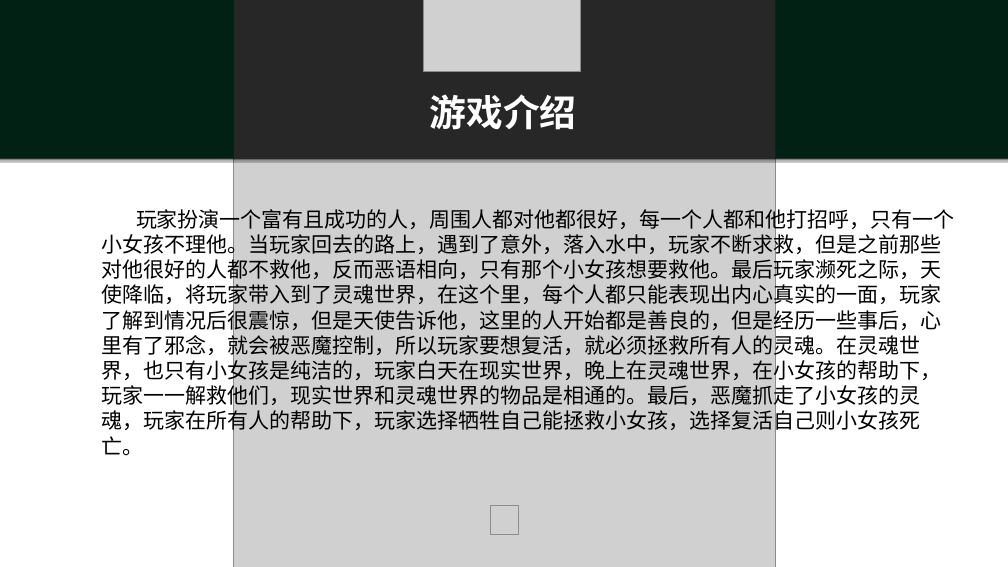
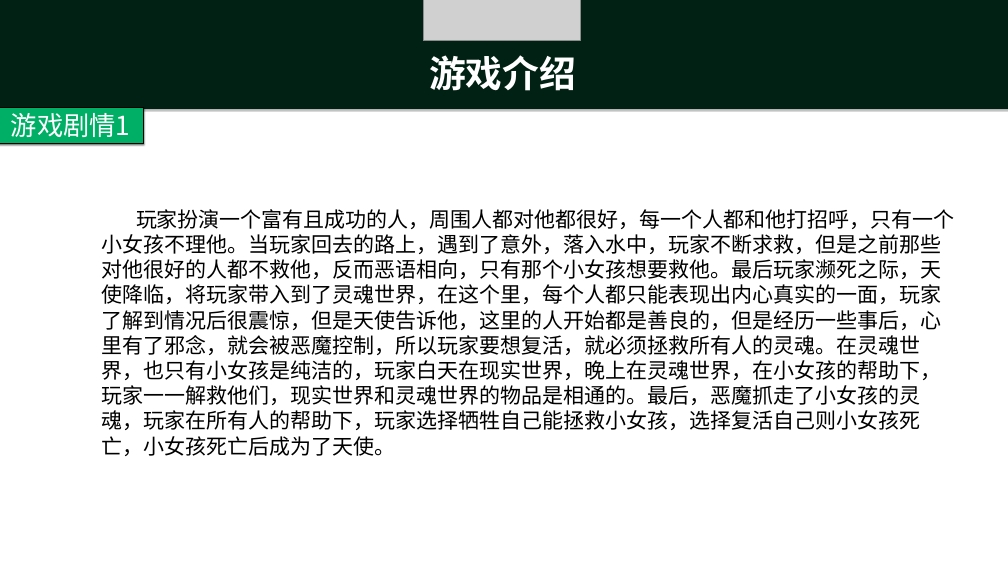
Before and after one commit to ThreePeopleGame/Death, a slide deck: slide 3 of Share/游戏名未定.pptx (slide 2 before the commit). Drawn at 1008x567 pixels with LibreOffice and Linux fonts; fonts in the diff are those of the drawing; grey boxes stand for pictures. Boxes give left, top, right and bottom in pixels: in the first picture for what was removed or moved away, otherwise in the second. Text is boxed around its words. In the diff, an @@ line names an element or a change of style, - is before the commit and + after.

```diff
--- a/Share/游戏名未定.pptx
+++ b/Share/游戏名未定.pptx
@@ rectangle: place and size @@
-rectangle at [0,0,1008,158]
+rectangle at [0,0,1008,109]
@@ rectangle: place and size @@
-rectangle at [0,0,1008,159]
+rectangle at [0,0,1008,109]
@@ picture removed at [233,0,775,567] @@
@@ picture: place and size @@
-picture at [423,0,581,71]
+picture at [423,0,581,41]
@@ text "游戏介绍": place and size @@
-text "游戏介绍" at [430,94,577,130]
+text "游戏介绍" at [429,55,576,91]
@@ rectangle added at [0,107,144,143], fill #00AF66, outline #000000 1 pt, 50 pt, text #FFFFFF @@
+游戏剧情1
@@ text at [102,209,954,456]: text changed @@
-玩家扮演一个富有且成功的人，周围人都对他都很好，每一个人都和他打招呼，只有一个小女孩不理他。当玩家回去的路上，遇到了意外，落入水中，玩家不断求救，但是之前那些对他很好的人都不救他，反而恶语相向，只有那个小女孩想要救他。最后玩家濒死之际，天使降临，将玩家带入到了灵魂世界，在这个里，每个人都只能表现出内心真实的一面，玩家了解到情况后很震惊，但是天使告诉他，这里的人开始都是善良的，但是经历一些事后，心里有了邪念，就会被恶魔控制，所以玩家要想复活，就必须拯救所有人的灵魂。在灵魂世界，也只有小女孩是纯洁的，玩家白天在现实世界，晚上在灵魂世界，在小女孩的帮助下，玩家一一解救他们，现实世界和灵魂世界的物品是相通的。最后，恶魔抓走了小女孩的灵魂，玩家在所有人的帮助下，玩家选择牺牲自己能拯救小女孩，选择复活自己则小女孩死亡。
+玩家扮演一个富有且成功的人，周围人都对他都很好，每一个人都和他打招呼，只有一个小女孩不理他。当玩家回去的路上，遇到了意外，落入水中，玩家不断求救，但是之前那些对他很好的人都不救他，反而恶语相向，只有那个小女孩想要救他。最后玩家濒死之际，天使降临，将玩家带入到了灵魂世界，在这个里，每个人都只能表现出内心真实的一面，玩家了解到情况后很震惊，但是天使告诉他，这里的人开始都是善良的，但是经历一些事后，心里有了邪念，就会被恶魔控制，所以玩家要想复活，就必须拯救所有人的灵魂。在灵魂世界，也只有小女孩是纯洁的，玩家白天在现实世界，晚上在灵魂世界，在小女孩的帮助下，玩家一一解救他们，现实世界和灵魂世界的物品是相通的。最后，恶魔抓走了小女孩的灵魂，玩家在所有人的帮助下，玩家选择牺牲自己能拯救小女孩，选择复活自己则小女孩死亡，小女孩死亡后成为了天使。
@@ picture removed at [490,505,519,534] @@
```
Also in this commit, not shown: 1 other slide changed, 3 slides added, 11 slides removed, 2 other files.
